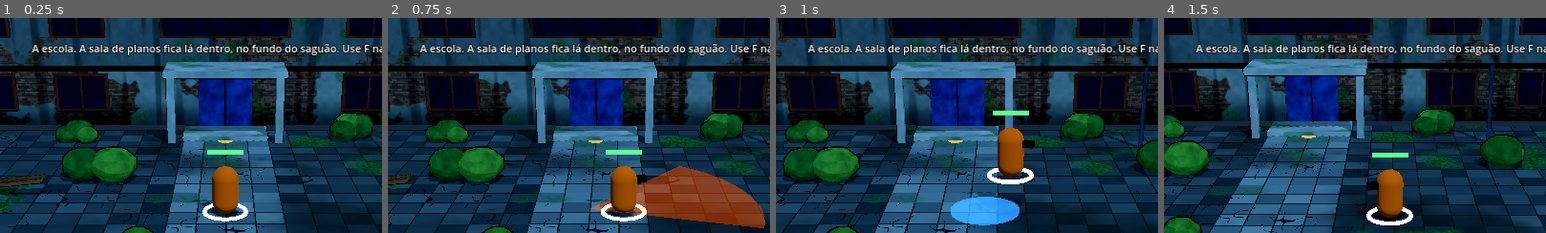
Above: before the commit, frames 1-4 (left to right).
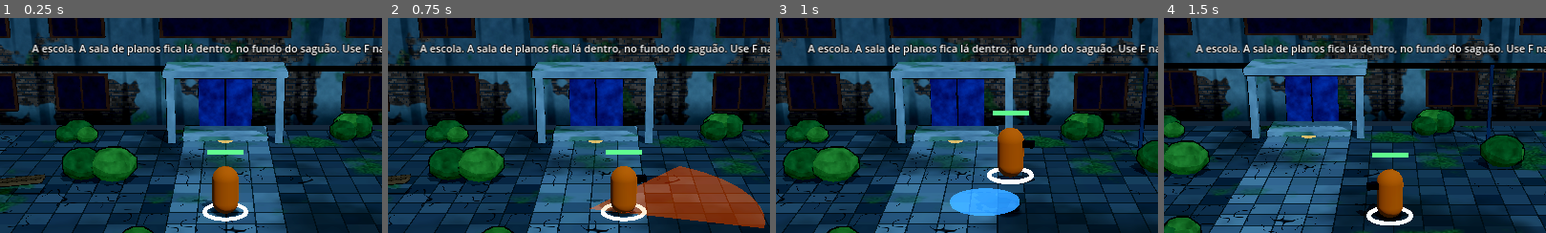
Above: after the commit, the same moments.

Repository: Giovivi/jogo_do_bolo
Game: Godot game, scene res://scenes/main.tscn
Two runs of this game, one before a commit and one after it. Both use one fixed random seed, a clock stepped at 60 frames per second and the inputs below.
Inputs (mouse positions are % of the whole screen's width and height, from its top left):
- Up to frame 1 (0.25 s): no input
- Up to frame 2 (0.75 s): tap Enter (confirm) at 0.5 s; move the mouse to (72, 45) at 0.52 s; hold D (move_right) from 0.53 s (still down); hold Q (ability_1) from 0.53 s (still down); click (72, 45) at 0.67 s
- Up to frame 3 (1 s): keep holding D (move_right); keep holding Q (ability_1); tap Space (jump) at 0.77 s; tap E (ability_2) at 0.8 s
- Up to frame 4 (1.5 s): move the mouse to (30, 55) at 1.27 s; release D (move_right) at 1.28 s; release Q (ability_1) at 1.28 s; hold S (move_down) from 1.28 s (still down); tap E (ability_2) at 1.35 s
The pictures show only the part of the screen within x 20-70%, y 5-55%; the shares and areas given below are measured in that part.

Frames 1-2 are identical in both runs. In frame 3, 1.5% of the frame differs, in the area x 45-64%, y 79-97%; in frame 4, nothing differs.
Error after the commit: Parse Error: Identifier "BLAST_INVULNERABLE" not declared in the current scope. (res://scripts/heroes/feixe.gd:189)

Commit message:
Impacto dos golpes: força, pausa, empurrão, tremor e reações
Cada golpe passa uma força (fraco, forte, especial) que define a pausa
no acerto, o empurrão e o tremor de câmera (seção 3.6). Inimigos são
interrompidos no forte e derrubados no especial; drones balançam. Herói
só é interrompido por ataque forte e o dash cancela. Chama/faísca no
ponto do acerto, piscar vermelho, explosão ao morrer e opção para
desligar o tremor.

Co-Authored-By: Claude Opus 5.5 <noreply@anthropic.com>
Claude-Session: https://claude.ai/code/session_01GLyMG4JWCdVUJbnF96tWuE

Diff:
--- a/scripts/actors/actor.gd
+++ b/scripts/actors/actor.gd
@@ -4,6 +4,8 @@
 
 signal damaged(amount: float)
 signal died
+## Reação a um golpe recebido (Impact.WEAK/STRONG/SPECIAL), para o HUD.
+signal hit_reacted(strength: int)
 
 
 var max_health: float = 100.0
@@ -168,31 +170,51 @@
 			visual.rotation.y = atan2(-facing.x, -facing.z)
 
 
-## info: "knockback" (float), "dir" (Vector3), "ability" (bool), "heavy" (bool), "color" (Color)
+## info: "strength" (Impact.WEAK/STRONG/SPECIAL), "push" (metros, opcional),
+## "dir" (Vector3), "ability" (bool), "color" (Color)
 func take_damage(amount: float, source: Node = null, info: Dictionary = {}) -> float:
 	if is_dead or invulnerable or amount <= 0.0:
 		return 0.0
 	var dealt := minf(amount, health)
 	health -= amount
-	var kb: float = info.get("knockback", 1.5)
+	var strength := Impact.strength_of(info)
 	var dir: Vector3 = info.get("dir", Vector3.ZERO)
 	if dir == Vector3.ZERO and source is Node3D:
 		dir = global_position - (source as Node3D).global_position
 	dir.y = 0.0
 	if dir.length() > 0.01:
-		knockback_velocity = dir.normalized() * kb * 2.0
-	_flash_time = 0.09
-	if info.get("heavy", false):
-		Game.hitstop()
+		dir = dir.normalized()
+	var killed := health <= 0.0
+	# Quem apanha pisca em vermelho.
+	_flash_time = 0.12
+	_react_to_hit(strength, dir, source, info, killed)
+	Game.impact_feedback(strength, source, self, killed)
 	damaged.emit(amount)
+	hit_reacted.emit(strength)
 	_on_damaged(amount, source)
-	if health <= 0.0:
+	if killed:
 		health = 0.0
 		_on_health_depleted(source)
 	_update_bar()
 	return dealt
 
 
+## Reação padrão: empurrão de acordo com a força (ou "push" em metros).
+func _react_to_hit(strength: int, dir: Vector3, _source: Node, info: Dictionary, _killed: bool) -> void:
+	var meters: float = info.get("push", Impact.PUSH_METERS[clampi(strength, 0, 2)])
+	push(dir, meters)
+
+
+## Empurra "meters" metros na direção dada, sem encurtar um empurrão maior
+## que já esteja em andamento (ex.: laser fraco logo depois do Pulso).
+func push(dir: Vector3, meters: float) -> void:
+	if dir.length() < 0.01 or meters <= 0.0:
+		return
+	var speed := Impact.push_speed(meters)
+	if speed > knockback_velocity.length():
+		knockback_velocity = dir * speed
+
+
 func heal(amount: float) -> void:
 	if is_dead:
 		return
@@ -215,9 +237,9 @@
 		return
 	if _flash_time > 0.0:
 		_flash_time -= delta
-		body_material.albedo_color = Color.WHITE
+		body_material.albedo_color = Color(1.0, 0.25, 0.2)
 		body_material.emission_enabled = true
-		body_material.emission = Color.WHITE
+		body_material.emission = Color(0.9, 0.1, 0.05)
 	else:
 		body_material.albedo_color = body_color
 		body_material.emission_enabled = false
--- /dev/null
+++ b/scripts/combat/impact.gd
@@ -0,0 +1,40 @@
+class_name Impact
+extends RefCounted
+## Força dos golpes (seção 3.6 da especificação de mecânicas).
+## Cada golpe passa "strength" no dicionário info de take_damage().
+
+const WEAK := 0
+const STRONG := 1
+const SPECIAL := 2
+
+## Pausa no acerto, em quadros (60 por segundo).
+const HITSTOP_FRAMES := [0, 3, 6]
+const KILL_HITSTOP_FRAMES := 4
+## Empurrão do inimigo, em metros.
+const PUSH_METERS := [0.2, 0.5, 1.0]
+## Tremor de câmera: [força, duração em s].
+const SHAKE := [[0.0, 0.0], [0.06, 0.12], [0.16, 0.25]]
+## Reação do inimigo: forte interrompe, especial derruba.
+const STUN_STRONG := 0.4
+const KNOCKDOWN_SPECIAL := 1.0
+## Herói atingido por ataque forte fica interrompido (o dash cancela).
+const HERO_STUN_STRONG := 0.3
+## Herói atingido por golpe comum só dá um tranquinho.
+const HERO_JOLT_METERS := 0.15
+
+
+static func strength_of(info: Dictionary) -> int:
+	if info.has("strength"):
+		return int(info["strength"])
+	return STRONG if info.get("heavy", false) else WEAK
+
+
+## Velocidade inicial para o empurrão percorrer "meters" (o recuo
+## desacelera a 30 m/s², ver Actor.apply_knockback).
+static func push_speed(meters: float) -> float:
+	return sqrt(maxf(meters, 0.0) * 2.0 * 30.0)
+
+
+## O golpe veio do herói que o jogador controla?
+static func from_player(source: Node) -> bool:
+	return source != null and is_instance_valid(source) and source is Hero and (source as Hero).controlled
--- a/scripts/core/camera_rig.gd
+++ b/scripts/core/camera_rig.gd
@@ -10,6 +10,9 @@
 var _focus: Vector3 = Vector3.ZERO
 var _slide_from: Vector3 = Vector3.ZERO
 var _slide_t: float = 1.0
+var _shake_amount: float = 0.0
+var _shake_time: float = 0.0
+var _shake_total: float = 0.0
 
 
 func _ready() -> void:
@@ -44,6 +47,7 @@
 
 
 func _process(delta: float) -> void:
+	_shake_time = maxf(0.0, _shake_time - delta)
 	if target == null or not is_instance_valid(target):
 		return
 	var goal := target.global_position
@@ -63,5 +67,17 @@
 	_place()
 
 
+func add_shake(amount: float, duration: float) -> void:
+	if amount >= _shake_amount * (_shake_time / maxf(_shake_total, 0.001)):
+		_shake_amount = amount
+		_shake_time = duration
+		_shake_total = duration
+
+
 func _place() -> void:
-	camera.global_position = _focus + camera.global_transform.basis.z * distance
+	var offset := Vector3.ZERO
+	if _shake_time > 0.0:
+		var k := _shake_time / maxf(_shake_total, 0.001)
+		var b := camera.global_transform.basis
+		offset = (b.x * randf_range(-1.0, 1.0) + b.y * randf_range(-1.0, 1.0)) * _shake_amount * k
+	camera.global_position = _focus + camera.global_transform.basis.z * distance + offset
--- a/scripts/core/game.gd
+++ b/scripts/core/game.gd
@@ -191,14 +191,40 @@
 
 # ---------------------------------------------------------------- feedback
 
-func hitstop() -> void:
-	if _hitstop_running or rules.hitstop_seconds <= 0.0:
+## Pausa no acerto. Sem argumento usa a duração padrão das regras.
+func hitstop(seconds: float = -1.0) -> void:
+	var t := rules.hitstop_seconds if seconds < 0.0 else seconds
+	if _hitstop_running or t <= 0.0:
 		return
 	_hitstop_running = true
 	Engine.time_scale = 0.05
-	await get_tree().create_timer(rules.hitstop_seconds, true, false, true).timeout
+	await get_tree().create_timer(t, true, false, true).timeout
 	Engine.time_scale = 1.0
 	_hitstop_running = false
+
+
+## Tremor de câmera (respeita a opção screen_shake das regras).
+func shake(amount: float, duration: float) -> void:
+	if not rules.screen_shake or amount <= 0.0 or party == null or party.camera_rig == null:
+		return
+	party.camera_rig.add_shake(amount, duration)
+
+
+## Pausa e tremor de um acerto (seção 3.6). Só o que o herói controlado
+## faz, ou sofre, mexe com o tempo e a câmera; a IA nunca.
+func impact_feedback(strength: int, source: Node, target: Node, killed: bool) -> void:
+	var s := clampi(strength, 0, 2)
+	if Impact.from_player(source):
+		var frames: int = Impact.HITSTOP_FRAMES[s]
+		if killed:
+			frames = maxi(frames, Impact.KILL_HITSTOP_FRAMES)
+		if frames > 0:
+			hitstop(float(frames) / 60.0)
+		var sh: Array = Impact.SHAKE[s]
+		shake(sh[0], sh[1])
+	elif target is Hero and (target as Hero).controlled and s >= Impact.STRONG:
+		var light: Array = Impact.SHAKE[Impact.STRONG]
+		shake(light[0], light[1])
 
 
 ## Marca flutuante curta (ex.: "!" do inimigo que avistou o grupo).
@@ -255,7 +281,7 @@
 	m.top_radius = radius
 	m.bottom_radius = radius
 	m.height = 0.1
-	flash_shape(m, Transform3D(Basis.IDENTITY, Vector3(center.x, 0.1, center.z)), color, duration)
+	flash_shape(m, Transform3D(Basis.IDENTITY, Vector3(center.x, center.y + 0.1, center.z)), color, duration)
 
 
 ## Cone/arco achatado no chão, apontando para "dir".
--- a/scripts/data/feixe_stats.gd
+++ b/scripts/data/feixe_stats.gd
@@ -19,7 +19,8 @@
 @export var pulse_damage: float = 15.0
 @export var pulse_range: float = 4.0
 @export var pulse_arc_degrees: float = 90.0
-@export var pulse_knockback: float = 9.0
+## Empurrão do Pulso, em metros (mais que o forte comum: é a função dele).
+@export var pulse_push_meters: float = 2.5
 
 @export_group("Rajada Máxima (R)")
 @export var blast_damage: float = 120.0
--- a/scripts/data/fenix_stats.gd
+++ b/scripts/data/fenix_stats.gd
@@ -8,7 +8,6 @@
 @export var combo_reset_time: float = 0.8
 @export var claw_range: float = 2.3
 @export var claw_arc_degrees: float = 110.0
-@export var finisher_knockback: float = 7.0
 
 @export_group("Asas de Fogo (Q)")
 @export var wings_damage: float = 25.0
--- a/scripts/data/game_rules.gd
+++ b/scripts/data/game_rules.gd
@@ -40,6 +40,8 @@
 @export var ai_regroup_distance: float = 20.0
 
 @export_group("Feedback")
+## Desliga o tremor de câmera (opção de acessibilidade).
+@export var screen_shake: bool = true
 @export var hitstop_seconds: float = 0.045
 
 @export_group("Fase")
--- a/scripts/enemies/enemy.gd
+++ b/scripts/enemies/enemy.gd
@@ -17,6 +17,11 @@
 var _strafe_timer: float = 0.0
 var _target: Hero = null
 var _shield: MeshInstance3D
+## Reação a golpes (seção 3.6): forte interrompe, especial derruba.
+var _stun: float = 0.0
+var _knockdown: float = 0.0
+var _sway: float = 0.0
+var _sway_time: float = 0.0
 
 
 func _ready() -> void:
@@ -57,6 +62,9 @@
 	tick_visual_feedback(delta)
 	if is_dead:
 		return
+	if _tick_hit_reaction(delta):
+		_apply_motion(Vector3.ZERO, delta)
+		return
 	_target = _pick_target()
 	if not active:
 		if _target != null:
@@ -100,6 +108,26 @@
 	_apply_motion(move, delta)
 
 
+## Atualiza interrupção, queda e balanço. Devolve true enquanto o inimigo
+## não pode agir.
+func _tick_hit_reaction(delta: float) -> bool:
+	if _sway_time > 0.0:
+		_sway_time = maxf(_sway_time - delta, 0.0)
+		visual.rotation.z = sin(_sway_time * 28.0) * _sway * (_sway_time / 0.6)
+	elif flying:
+		visual.rotation.z = 0.0
+	if _knockdown > 0.0:
+		_knockdown -= delta
+		if _knockdown <= 0.0:
+			var tw := create_tween()
+			tw.tween_property(visual, "rotation:x", 0.0, 0.18)
+		return true
+	if _stun > 0.0:
+		_stun -= delta
+		return true
+	return false
+
+
 func _apply_motion(move: Vector3, delta: float) -> void:
 	var kb := apply_knockback(delta)
 	var v := move * stats.move_speed + kb
@@ -140,7 +168,7 @@
 	var muzzle := global_position + facing * 0.6 + Vector3(0, y, 0)
 	var aim := _target.global_position - global_position
 	var p := Projectile.spawn(Game.world_root, muzzle, aim, stats.projectile_speed, stats.projectile_damage, stats.fire_range + 3.0, false, self, Color(1.0, 0.35, 0.2))
-	p.info = {"knockback": 1.0}
+	p.info = {"strength": Impact.WEAK}
 
 
 func take_damage(amount: float, source: Node = null, info: Dictionary = {}) -> float:
@@ -156,11 +184,50 @@
 	return super.take_damage(amount, source, info)
 
 
+func _react_to_hit(strength: int, dir: Vector3, source: Node, info: Dictionary, killed: bool) -> void:
+	super._react_to_hit(strength, dir, source, info, killed)
+	if killed:
+		return
+	if flying:
+		# Drone não cai: é jogado para trás e balança.
+		_sway = 0.35 if strength >= Impact.STRONG else 0.15
+		_sway_time = 0.6
+		if strength >= Impact.STRONG:
+			_cancel_windup()
+			_stun = maxf(_stun, Impact.STUN_STRONG)
+		return
+	if strength >= Impact.SPECIAL:
+		_cancel_windup()
+		_knockdown = Impact.KNOCKDOWN_SPECIAL
+		_stun = 0.0
+		var tw := create_tween()
+		tw.tween_property(visual, "rotation:x", deg_to_rad(-80.0), 0.12)
+	elif strength >= Impact.STRONG:
+		_cancel_windup()
+		_stun = maxf(_stun, Impact.STUN_STRONG)
+
+
+func _cancel_windup() -> void:
+	if _windup > 0.0:
+		_windup = 0.0
+		body_mesh.scale = Vector3.ONE if not flying else Vector3(1.4, 0.5, 1.4)
+		_fire_timer = maxf(_fire_timer, 0.6)
+
+
 func _on_health_depleted(_source: Node) -> void:
 	is_dead = true
 	collision_layer = 0
 	collision_mask = 0
 	died.emit()
+	# Explosão curta ao morrer.
+	var c := global_position + Vector3(0, hover_offset, 0)
+	Game.flash_ring(c, 1.4, Color(1.0, 0.6, 0.2, 0.8), 0.3)
+	var burst := SphereMesh.new()
+	burst.radius = 0.9
+	burst.height = 1.8
+	var orb := Game.flash_shape(burst, Transform3D(Basis.IDENTITY, c + Vector3(0, 0.8, 0)), Color(1.0, 0.85, 0.4, 0.85), 0.22)
+	if orb != null:
+		orb.create_tween().tween_property(orb, "scale", Vector3.ONE * 1.8, 0.22)
 	var tw := create_tween()
 	tw.tween_property(visual, "scale", Vector3(1.3, 0.05, 1.3), 0.25)
 	tw.tween_callback(queue_free)
--- a/scripts/heroes/feixe.gd
+++ b/scripts/heroes/feixe.gd
@@ -16,6 +16,9 @@
 
 func _ready() -> void:
 	super._ready()
+	# Faísca ciano no tiro e no laser, vermelha no pulso e na rajada.
+	impact_color = Color(0.5, 0.9, 1.0, 0.9)
+	impact_color_strong = Color(1.0, 0.3, 0.3, 0.9)
 	_laser_mesh = MeshInstance3D.new()
 	var m := BoxMesh.new()
 	m.size = Vector3(0.25, 0.25, 1.0)
@@ -82,7 +85,7 @@
 	var s := _fb()
 	start_cooldown("basic", s.shot_interval)
 	var p := Projectile.spawn(Game.world_root, _muzzle(), facing, s.shot_speed, s.shot_damage, s.shot_range, true, self, Color(0.5, 0.85, 1.0), true)
-	p.info = {"knockback": 1.0, "ability": false}
+	p.info = {"strength": Impact.WEAK, "ability": false}
 	return true
 
 
@@ -152,7 +155,7 @@
 			var enemy := e as Actor
 			if Game.flat_distance_to_segment(enemy.global_position, from, to) <= s.laser_width * 0.5 + enemy.body_radius \
 					and Game.vertical_ok(global_position.y, enemy, Game.REACH_RANGED):
-				deal_damage(enemy, dmg, {"knockback": 0.3, "dir": facing, "ability": true, "color": Color(1, 0.4, 0.4)})
+				deal_damage(enemy, dmg, {"strength": Impact.WEAK, "push": 0.0, "dir": facing, "ability": true, "color": Color(1, 0.4, 0.4)})
 
 
 # ---------------------------------------------------------------- E: Pulso de Repulsão
@@ -170,7 +173,7 @@
 				and Game.vertical_ok(global_position.y, enemy, Game.REACH_MELEE):
 			var dir := enemy.global_position - global_position
 			dir.y = 0.0
-			deal_damage(enemy, s.pulse_damage, {"knockback": s.pulse_knockback, "dir": dir, "ability": true, "heavy": true})
+			deal_damage(enemy, s.pulse_damage, {"strength": Impact.STRONG, "push": s.pulse_push_meters, "dir": dir, "ability": true})
 	return true
 
 
@@ -181,13 +184,25 @@
 	var from := global_position
 	var to := from + facing * s.blast_length
 	Game.flash_line(from, to, s.blast_width, Color(1.0, 0.25, 0.25, 0.85), 0.45)
-	Game.hitstop()
+	# Invulnerável por um instante enquanto dispara.
+	invulnerable = true
+	get_tree().create_timer(BLAST_INVULNERABLE).timeout.connect(_end_blast_invulnerability)
 	for e in Game.living_enemies():
 		var enemy := e as Actor
 		if Game.flat_distance_to_segment(enemy.global_position, from, to) <= s.blast_width * 0.5 + enemy.body_radius \
 				and Game.vertical_ok(global_position.y, enemy, Game.REACH_RANGED):
-			deal_damage(enemy, s.blast_damage, {"knockback": 6.0, "dir": facing, "ability": true, "heavy": true, "color": Color(1, 0.3, 0.3)})
-	return true
+			deal_damage(enemy, s.blast_damage, {"strength": Impact.SPECIAL, "dir": facing, "ability": true, "color": Color(1, 0.3, 0.3)})
+	return true
+
+
+func _end_blast_invulnerability() -> void:
+	if _dash_time_left <= 0.0 and not busy:
+		invulnerable = false
+
+
+func _on_interrupted() -> void:
+	stop_laser()
+	super._on_interrupted()
 
 
 # ---------------------------------------------------------------- IA
--- a/scripts/heroes/fenix.gd
+++ b/scripts/heroes/fenix.gd
@@ -10,6 +10,13 @@
 var _gliding: bool = false
 var _glide_dir: Vector3 = Vector3.ZERO
 var _glide_travelled: float = 0.0
+
+
+func _ready() -> void:
+	super._ready()
+	# Chama dourada no golpe comum, azul no forte.
+	impact_color = Color(1.0, 0.8, 0.3, 0.9)
+	impact_color_strong = Color(0.35, 0.65, 1.0, 0.9)
 
 
 func _fx() -> FenixStats:
@@ -68,9 +75,8 @@
 			continue
 		if Game.in_cone(global_position, facing, enemy.global_position, s.claw_range, s.claw_arc_degrees, enemy.body_radius):
 			var info := {
-				"knockback": s.finisher_knockback if finisher else 1.5,
+				"strength": Impact.STRONG if finisher else Impact.WEAK,
 				"dir": facing,
-				"heavy": finisher,
 				"ability": false,
 			}
 			deal_damage(enemy, dmg, info)
@@ -95,7 +101,7 @@
 		var enemy := e as Actor
 		if Game.in_cone(global_position, facing, enemy.global_position, s.wings_range, s.wings_arc_degrees, enemy.body_radius) \
 				and Game.vertical_ok(global_position.y, enemy, Game.REACH_RANGED):
-			deal_damage(enemy, s.wings_damage, {"knockback": 3.0, "dir": facing, "ability": true, "heavy": true, "color": Color(1, 0.6, 0.2)})
+			deal_damage(enemy, s.wings_damage, {"strength": Impact.STRONG, "dir": facing, "ability": true, "color": Color(1, 0.6, 0.2)})
 	return true
 
 
@@ -169,12 +175,11 @@
 	invulnerable = false
 	velocity = Vector3.ZERO
 	Game.flash_ring(global_position, s.dive_radius, Color(1.0, 0.4, 0.1, 0.8), 0.5)
-	Game.hitstop()
 	for e in Game.living_enemies():
 		var enemy := e as Actor
 		if Game.flat_distance(enemy.global_position, global_position) <= s.dive_radius + enemy.body_radius \
 				and Game.vertical_ok(global_position.y, enemy, Game.REACH_RANGED):
-			deal_damage(enemy, s.dive_damage, {"knockback": 8.0, "ability": true, "color": Color(1, 0.5, 0.1)})
+			deal_damage(enemy, s.dive_damage, {"strength": Impact.SPECIAL, "ability": true, "color": Color(1, 0.5, 0.1)})
 
 
 # ---------------------------------------------------------------- passivas
@@ -187,12 +192,11 @@
 		_update_bar()
 		Game.flash_ring(global_position, s.rebirth_radius, Color(1.0, 0.6, 0.1, 0.85), 0.6)
 		Game.message("Renascer! O Fênix volta com metade da vida (1x por fase).", 2.5)
-		Game.hitstop()
 		for e in Game.living_enemies():
 			var enemy := e as Actor
 			if Game.flat_distance(enemy.global_position, global_position) <= s.rebirth_radius + enemy.body_radius \
 					and Game.vertical_ok(global_position.y, enemy, Game.REACH_RANGED):
-				deal_damage(enemy, s.rebirth_damage, {"knockback": 7.0, "ability": true, "color": Color(1, 0.5, 0.1)})
+				deal_damage(enemy, s.rebirth_damage, {"strength": Impact.SPECIAL, "ability": true, "color": Color(1, 0.5, 0.1)})
 		return
 	go_down()
 
--- a/scripts/heroes/hero.gd
+++ b/scripts/heroes/hero.gd
@@ -42,6 +42,11 @@
 ## Pedido de pulo deste quadro (jogador ou IA).
 var _wants_jump: bool = false
 var _dash_velocity: Vector3 = Vector3.ZERO
+## Interrompido por ataque forte (seção 3.6). O dash cancela.
+var _stun_time: float = 0.0
+## Cores do efeito no ponto do acerto: golpe comum e golpe forte/especial.
+var impact_color: Color = Color(1, 1, 1, 0.9)
+var impact_color_strong: Color = Color(1, 1, 1, 0.9)
 
 var _select_ring: MeshInstance3D
 var _down_marker: Node3D
@@ -137,7 +142,16 @@
 		_process_busy(delta)
 		return
 
-	if controlled:
+	if _stun_time > 0.0:
+		_stun_time -= delta
+		if controlled and Input.is_action_just_pressed("dash"):
+			_stun_time = 0.0
+			var axes := Game.screen_axes()
+			var input := Input.get_vector("move_left", "move_right", "move_down", "move_up")
+			try_dash(axes[1] * input.x + axes[0] * input.y)
+			if _dash_time_left > 0.0:
+				return
+	elif controlled:
 		move = _process_player(delta)
 	else:
 		move = _process_ai(delta)
@@ -199,7 +213,7 @@
 	velocity = Vector3.ZERO
 	var was_inv := invulnerable
 	invulnerable = false
-	take_damage(Game.rules.fall_damage, null, {"knockback": 0.0, "color": Color(1, 0.4, 0.4)})
+	take_damage(Game.rules.fall_damage, null, {"push": 0.0, "color": Color(1, 0.4, 0.4)})
 	invulnerable = was_inv
 	if controlled:
 		Game.message("Caiu no vão! Pulo (Espaço) passa vãos de 2 m; os de 4 m só o Fênix, planando.", 3.0)
@@ -339,9 +353,47 @@
 		return 0.0
 	var dealt := target.take_damage(amount, self, info)
 	if dealt > 0.0:
+		_impact_spark(target, info)
 		add_special(dealt * stats.special_per_damage_dealt)
 		last_combat_time = _time
 	return dealt
+
+
+## Faísca curta no ponto do acerto, na cor do herói.
+func _impact_spark(target: Actor, info: Dictionary) -> void:
+	var strength := Impact.strength_of(info)
+	var at := target.global_position + Vector3(0, target.hover_offset + 0.9, 0)
+	var from := global_position + Vector3(0, 0.9, 0)
+	var toward := from - at
+	toward.y = 0.0
+	if toward.length() > 0.01:
+		at += toward.normalized() * target.body_radius
+	var m := SphereMesh.new()
+	var r := 0.22 + 0.12 * float(strength)
+	m.radius = r
+	m.height = r * 2.0
+	var c := impact_color if strength == Impact.WEAK else impact_color_strong
+	var orb := Game.flash_shape(m, Transform3D(Basis.IDENTITY, at), c, 0.14 + 0.04 * float(strength))
+	if orb != null:
+		orb.create_tween().tween_property(orb, "scale", Vector3.ONE * 1.8, 0.14)
+
+
+## Golpe comum dá um tranquinho; ataque forte interrompe (sem
+## invulnerabilidade depois do golpe).
+func _react_to_hit(strength: int, dir: Vector3, _source: Node, info: Dictionary, killed: bool) -> void:
+	if killed or dir.length() < 0.01:
+		return
+	if strength >= Impact.STRONG:
+		push(dir, info.get("push", Impact.PUSH_METERS[Impact.STRONG]))
+		_stun_time = Impact.HERO_STUN_STRONG
+		_on_interrupted()
+	else:
+		push(dir, info.get("push", Impact.HERO_JOLT_METERS))
+
+
+## O herói foi interrompido: cada um cancela o que estava fazendo.
+func _on_interrupted() -> void:
+	_on_attack_cancelled()
 
 
 func _on_damaged(amount: float, _source: Node) -> void:
